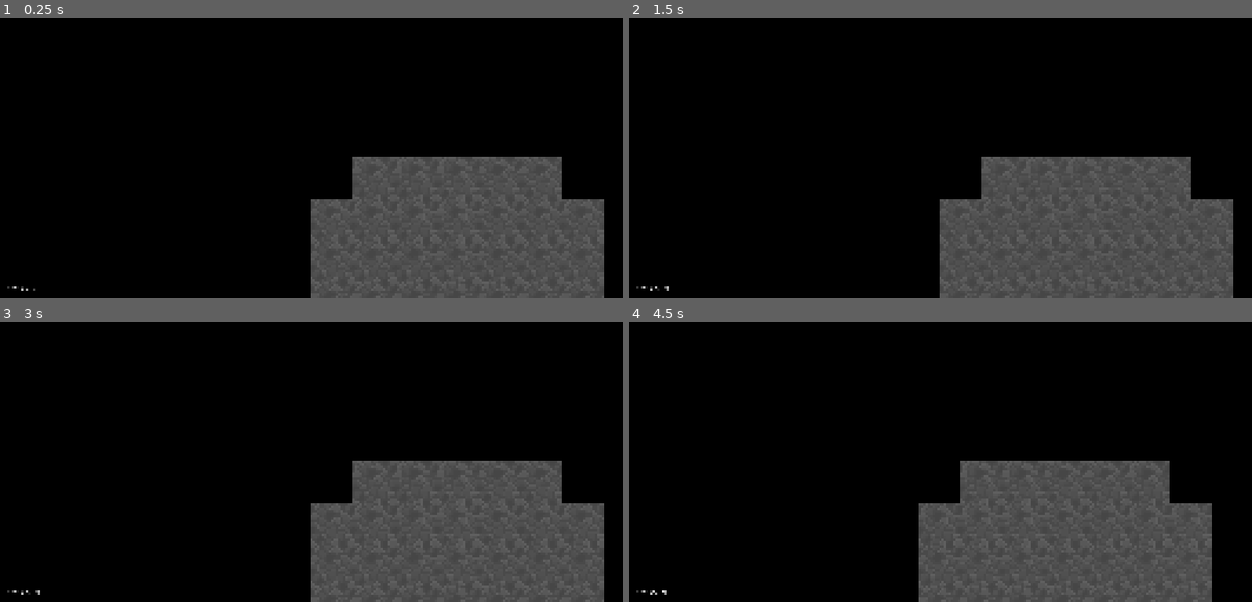
Above: before the commit, frames 1-4 (two rows, left to right).
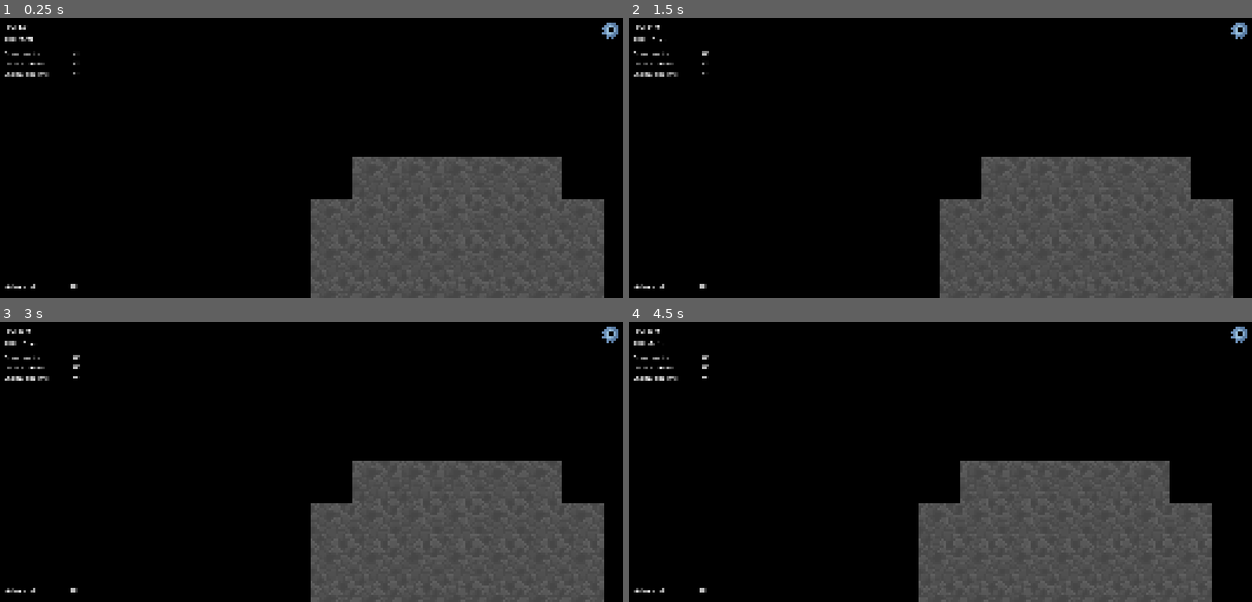
Above: after the commit, the same moments.

Repository: GrayHound85/scrap-raider
Game: Godot game, scene res://dungeon/dungeon_2.0.tscn
Same seed, same stepped clock (60 frames per second), same inputs: the game is played once before the commit and once after it.
Inputs (mouse positions are in pixels of both pictures, inside the frame that each line leads up to):
- Up to frame 1 (0.25 s): no input
- Up to frame 2 (1.5 s): click (1239, 29) at 0.52 s; click (672, 54) at 1.25 s, where only the run after the commit has a clickable "Door points"
- Up to frame 3 (3 s): click (43, 366) at 2 s, where only the run after the commit has a clickable "Loots spawns"; click (43, 378) at 2.75 s, where only the run after the commit has a clickable "Enemy spawns"
- Up to frame 4 (4.5 s): click (672, 590) at 3.5 s, where only the run after the commit has a clickable "Advanced"; tap Enter at 4.25 s; move the mouse to (1077, 448) at 4.27 s; hold Right (right) from 4.28 s (still down)

The runs differ from the first frame. In frame 1, 0.4% of the frame differs, in the area x 0-100%, y 1-98%; in frame 2, 0.5%; in frame 3, 0.5%; in frame 4, 0.5%.
Error after the commit: Unable to iterate on object of type 'Nil'. (res://HUDs/debug/debug_menu.gd:51)

Commit message:
Updated debug HUD

Diff:
--- a/NPA_game/dungeon/assets/tilemap/spawn_points.tres
+++ b/NPA_game/HUDs/debug/assets/spawn_points.tres
@@ -1,21 +1,21 @@
 [gd_resource type="TileSet" load_steps=7 format=3 uid="uid://cim3jn68nf42w"]
 
-[ext_resource type="Texture2D" uid="uid://2g8d8xy08ord" path="res://dungeon/assets/tilemap/door_marker.png" id="1_teamo"]
-[ext_resource type="Texture2D" uid="uid://cswt0db8rg6dk" path="res://dungeon/assets/tilemap/loot_marker.png" id="2_h5opd"]
-[ext_resource type="Texture2D" uid="uid://cxptr6cuad2mt" path="res://dungeon/assets/tilemap/enemy_marker.png" id="3_4opm6"]
+[ext_resource type="Texture2D" uid="uid://2g8d8xy08ord" path="res://HUDs/debug/assets/door_marker.png" id="1_oeew8"]
+[ext_resource type="Texture2D" uid="uid://cswt0db8rg6dk" path="res://HUDs/debug/assets/loot_marker.png" id="2_7hk5n"]
+[ext_resource type="Texture2D" uid="uid://cxptr6cuad2mt" path="res://HUDs/debug/assets/enemy_marker.png" id="3_ceid3"]
 
 [sub_resource type="TileSetAtlasSource" id="TileSetAtlasSource_kfekv"]
-texture = ExtResource("1_teamo")
+texture = ExtResource("1_oeew8")
 texture_region_size = Vector2i(32, 32)
 0:0/0 = 0
 
 [sub_resource type="TileSetAtlasSource" id="TileSetAtlasSource_fmjo0"]
-texture = ExtResource("2_h5opd")
+texture = ExtResource("2_7hk5n")
 texture_region_size = Vector2i(32, 32)
 0:0/0 = 0
 
 [sub_resource type="TileSetAtlasSource" id="TileSetAtlasSource_fh6gy"]
-texture = ExtResource("3_4opm6")
+texture = ExtResource("3_ceid3")
 texture_region_size = Vector2i(32, 32)
 0:0/0 = 0
 
--- /dev/null
+++ b/NPA_game/HUDs/debug/debug_hud.tscn
@@ -0,0 +1,114 @@
+[gd_scene load_steps=10 format=3 uid="uid://yyswdkxsuwfp"]
+
+[ext_resource type="Script" uid="uid://b24awlk3i2bjb" path="res://HUDs/debug/debug_menu.gd" id="1_o24yp"]
+
+[sub_resource type="StyleBoxFlat" id="StyleBoxFlat_i1w4r"]
+draw_center = false
+border_width_top = 4
+border_color = Color(0.21176471, 0.21176471, 0.21176471, 0.85882354)
+
+[sub_resource type="StyleBoxEmpty" id="StyleBoxEmpty_267qd"]
+
+[sub_resource type="StyleBoxEmpty" id="StyleBoxEmpty_iovvk"]
+
+[sub_resource type="StyleBoxEmpty" id="StyleBoxEmpty_8uub4"]
+
+[sub_resource type="StyleBoxEmpty" id="StyleBoxEmpty_hakna"]
+
+[sub_resource type="StyleBoxEmpty" id="StyleBoxEmpty_ukr1u"]
+
+[sub_resource type="StyleBoxEmpty" id="StyleBoxEmpty_8twqd"]
+
+[sub_resource type="StyleBoxEmpty" id="StyleBoxEmpty_i1w4r"]
+
+[node name="DebugHUD" type="CanvasLayer"]
+script = ExtResource("1_o24yp")
+
+[node name="MarginContainer" type="MarginContainer" parent="."]
+anchors_preset = 9
+anchor_bottom = 1.0
+offset_right = 340.0
+grow_vertical = 2
+theme_override_constants/margin_left = 24
+theme_override_constants/margin_top = 24
+theme_override_constants/margin_right = 24
+theme_override_constants/margin_bottom = 24
+
+[node name="VBoxContainer" type="VBoxContainer" parent="MarginContainer"]
+layout_mode = 2
+theme_override_constants/separation = 12
+
+[node name="FPSLabel" type="Label" parent="MarginContainer/VBoxContainer"]
+layout_mode = 2
+theme_override_font_sizes/font_size = 24
+text = "FPS: "
+vertical_alignment = 1
+
+[node name="TileCoordLabel" type="Label" parent="MarginContainer/VBoxContainer"]
+layout_mode = 2
+theme_override_font_sizes/font_size = 24
+text = "Tile: (0, 0)"
+vertical_alignment = 1
+
+[node name="Control" type="Panel" parent="MarginContainer/VBoxContainer"]
+layout_mode = 2
+size_flags_vertical = 3
+theme_override_styles/panel = SubResource("StyleBoxFlat_i1w4r")
+
+[node name="MarginContainer" type="MarginContainer" parent="MarginContainer/VBoxContainer/Control"]
+layout_mode = 1
+anchors_preset = 15
+anchor_right = 1.0
+anchor_bottom = 1.0
+grow_horizontal = 2
+grow_vertical = 2
+theme_override_constants/margin_top = 12
+
+[node name="VBoxContainer" type="VBoxContainer" parent="MarginContainer/VBoxContainer/Control/MarginContainer"]
+layout_mode = 2
+
+[node name="ToggleDoorPoints" type="CheckButton" parent="MarginContainer/VBoxContainer/Control/MarginContainer/VBoxContainer"]
+layout_mode = 2
+theme_override_font_sizes/font_size = 24
+theme_override_styles/normal = SubResource("StyleBoxEmpty_267qd")
+theme_override_styles/pressed = SubResource("StyleBoxEmpty_iovvk")
+theme_override_styles/hover = SubResource("StyleBoxEmpty_8uub4")
+theme_override_styles/hover_pressed = SubResource("StyleBoxEmpty_hakna")
+theme_override_styles/disabled = SubResource("StyleBoxEmpty_ukr1u")
+theme_override_styles/focus = SubResource("StyleBoxEmpty_8twqd")
+text = "Door points"
+
+[node name="ToggleLootSpawns" type="CheckButton" parent="MarginContainer/VBoxContainer/Control/MarginContainer/VBoxContainer"]
+layout_mode = 2
+theme_override_font_sizes/font_size = 24
+theme_override_styles/normal = SubResource("StyleBoxEmpty_267qd")
+theme_override_styles/pressed = SubResource("StyleBoxEmpty_iovvk")
+theme_override_styles/hover = SubResource("StyleBoxEmpty_8uub4")
+theme_override_styles/hover_pressed = SubResource("StyleBoxEmpty_hakna")
+theme_override_styles/disabled = SubResource("StyleBoxEmpty_ukr1u")
+theme_override_styles/focus = SubResource("StyleBoxEmpty_8twqd")
+text = "Loots spawns"
+
+[node name="ToggleEnemySpawns" type="CheckButton" parent="MarginContainer/VBoxContainer/Control/MarginContainer/VBoxContainer"]
+layout_mode = 2
+theme_override_font_sizes/font_size = 24
+theme_override_styles/normal = SubResource("StyleBoxEmpty_267qd")
+theme_override_styles/pressed = SubResource("StyleBoxEmpty_iovvk")
+theme_override_styles/hover = SubResource("StyleBoxEmpty_8uub4")
+theme_override_styles/hover_pressed = SubResource("StyleBoxEmpty_hakna")
+theme_override_styles/disabled = SubResource("StyleBoxEmpty_ukr1u")
+theme_override_styles/focus = SubResource("StyleBoxEmpty_8twqd")
+text = "Enemy spawns"
+
+[node name="AdvancedToggle" type="CheckButton" parent="MarginContainer/VBoxContainer"]
+layout_mode = 2
+size_flags_vertical = 10
+theme_override_font_sizes/font_size = 24
+theme_override_styles/focus = SubResource("StyleBoxEmpty_i1w4r")
+button_pressed = true
+text = "Advanced"
+
+[connection signal="toggled" from="MarginContainer/VBoxContainer/Control/MarginContainer/VBoxContainer/ToggleDoorPoints" to="." method="_on_toggle_door_points_toggled"]
+[connection signal="toggled" from="MarginContainer/VBoxContainer/Control/MarginContainer/VBoxContainer/ToggleLootSpawns" to="." method="_on_toggle_loot_spawns_toggled"]
+[connection signal="toggled" from="MarginContainer/VBoxContainer/Control/MarginContainer/VBoxContainer/ToggleEnemySpawns" to="." method="_on_toggle_enemy_spawns_toggled"]
+[connection signal="toggled" from="MarginContainer/VBoxContainer/AdvancedToggle" to="." method="_on_advanced_toggle_toggled"]
--- /dev/null
+++ b/NPA_game/HUDs/debug/debug_menu.gd
@@ -0,0 +1,61 @@
+extends CanvasLayer
+
+
+@onready var tile_location_label: Label = $MarginContainer/VBoxContainer/TileCoordLabel
+@onready var camera = get_viewport().get_camera_2d()
+@onready var tile_map: TileMapLayer = get_tree().get_root().find_child("TileMapLayer", true, false)
+@onready var fps_label: Label = $MarginContainer/VBoxContainer/FPSLabel
+@onready var advanced_menu: Panel = $MarginContainer/VBoxContainer/Control
+@onready var advanced_toggle: CheckButton = $MarginContainer/VBoxContainer/AdvancedToggle
+
+# Advanced options
+@onready var toggle_door_points: CheckButton = $MarginContainer/VBoxContainer/Control/MarginContainer/VBoxContainer/ToggleDoorPoints
+@onready var toggle_loot_spawns: CheckButton = $MarginContainer/VBoxContainer/Control/MarginContainer/VBoxContainer/ToggleLootSpawns
+@onready var toggle_enemy_spawns: CheckButton = $MarginContainer/VBoxContainer/Control/MarginContainer/VBoxContainer/ToggleEnemySpawns
+
+
+var view_to_world
+
+func _ready() -> void:
+	pass
+
+func _process(delta: float) -> void:
+	# FPS counter
+	fps_label.text = "FPS: %s" % str(Engine.get_frames_per_second())
+
+
+	# Display tile coord
+	var mouse_pos_screen: Vector2 = get_viewport().get_mouse_position()
+	var world_pos = camera.get_canvas_transform().affine_inverse() * mouse_pos_screen
+	var local_pos: Vector2 = tile_map.to_local(world_pos)
+	var tile_coord: Vector2i = tile_map.local_to_map(local_pos)
+
+	tile_location_label.text = "Tile: %s" % str(tile_coord)
+
+
+# ------------------------------------------------------------------------ #
+#                               Advanced options
+# ------------------------------------------------------------------------ #
+func _on_advanced_toggle_toggled(toggled_on: bool) -> void:
+	if toggled_on:
+		advanced_menu.visible = true
+	if not toggled_on:
+		advanced_menu.visible = false
+
+
+func get_rooms():
+	var rooms = get_tree().get_nodes_in_group("rooms")
+
+func _on_toggle_door_points_toggled(toggled_on: bool) -> void:
+	var rooms = get_rooms()
+	for r in rooms:
+		if r is Room:
+			r.toggle_door_points()
+
+
+func _on_toggle_loot_spawns_toggled(toggled_on: bool) -> void:
+	pass # Replace with function body.
+
+
+func _on_toggle_enemy_spawns_toggled(toggled_on: bool) -> void:
+	pass # Replace with function body.
--- /dev/null
+++ b/NPA_game/HUDs/main_hud.tscn
@@ -0,0 +1,56 @@
+[gd_scene load_steps=7 format=3 uid="uid://d2a8bic4f5rv8"]
+
+[ext_resource type="Texture2D" uid="uid://cgdiw0seajeg4" path="res://HUDs/assets/settingswheel.png" id="1_gxgn3"]
+
+[sub_resource type="StyleBoxEmpty" id="StyleBoxEmpty_gxgn3"]
+
+[sub_resource type="StyleBoxEmpty" id="StyleBoxEmpty_wtn8d"]
+
+[sub_resource type="StyleBoxEmpty" id="StyleBoxEmpty_pm1he"]
+
+[sub_resource type="StyleBoxEmpty" id="StyleBoxEmpty_313uk"]
+
+[sub_resource type="StyleBoxEmpty" id="StyleBoxEmpty_gns6x"]
+
+[node name="MainHUD" type="CanvasLayer"]
+
+[node name="MarginContainer" type="MarginContainer" parent="."]
+anchors_preset = 15
+anchor_right = 1.0
+anchor_bottom = 1.0
+grow_horizontal = 2
+grow_vertical = 2
+theme_override_constants/margin_left = 24
+theme_override_constants/margin_top = 24
+theme_override_constants/margin_right = 24
+theme_override_constants/margin_bottom = 24
+
+[node name="Control" type="Control" parent="MarginContainer"]
+layout_mode = 2
+size_flags_horizontal = 8
+size_flags_vertical = 0
+
+[node name="TextureRect" type="TextureRect" parent="MarginContainer/Control"]
+layout_mode = 1
+anchors_preset = 1
+anchor_left = 1.0
+anchor_right = 1.0
+offset_left = -40.0
+offset_bottom = 40.0
+grow_horizontal = 0
+texture = ExtResource("1_gxgn3")
+
+[node name="Button" type="Button" parent="MarginContainer/Control/TextureRect"]
+layout_mode = 1
+anchors_preset = 15
+anchor_right = 1.0
+anchor_bottom = 1.0
+offset_top = -1.0
+offset_bottom = -1.0
+grow_horizontal = 2
+grow_vertical = 2
+theme_override_styles/normal = SubResource("StyleBoxEmpty_gxgn3")
+theme_override_styles/pressed = SubResource("StyleBoxEmpty_wtn8d")
+theme_override_styles/hover = SubResource("StyleBoxEmpty_pm1he")
+theme_override_styles/disabled = SubResource("StyleBoxEmpty_313uk")
+theme_override_styles/focus = SubResource("StyleBoxEmpty_gns6x")
--- a/NPA_game/debug/debug_hud.tscn
+++ /dev/null
@@ -1,18 +0,0 @@
-[gd_scene load_steps=2 format=3 uid="uid://yyswdkxsuwfp"]
-
-[ext_resource type="Script" uid="uid://b24awlk3i2bjb" path="res://debug/debug_menu.gd" id="1_o24yp"]
-
-[node name="DebugHUD" type="CanvasLayer"]
-script = ExtResource("1_o24yp")
-
-[node name="Label" type="Label" parent="."]
-anchors_preset = 2
-anchor_top = 1.0
-anchor_bottom = 1.0
-offset_left = 36.0
-offset_top = -81.0
-offset_right = 177.0
-grow_vertical = 0
-theme_override_font_sizes/font_size = 24
-text = "Tile: (0, 0)"
-vertical_alignment = 1
--- a/NPA_game/debug/debug_menu.gd
+++ /dev/null
@@ -1,19 +0,0 @@
-extends CanvasLayer
-
-@onready var tile_location_label: Label = $Label
-@onready var camera = get_viewport().get_camera_2d()
-@onready var tile_map: TileMapLayer = get_tree().get_root().find_child("TileMapLayer", true, false)
-
-
-var view_to_world
-
-func _ready() -> void:
-	pass
-
-func _process(delta: float) -> void:
-	var mouse_pos_screen: Vector2 = get_viewport().get_mouse_position()
-	var world_pos = camera.get_canvas_transform().affine_inverse() * mouse_pos_screen
-	var local_pos: Vector2 = tile_map.to_local(world_pos)
-	var tile_coord: Vector2i = tile_map.local_to_map(local_pos)
-
-	tile_location_label.text = "Tile: %s" % str(tile_coord)
--- a/NPA_game/dungeon/corridors/corridor_01.tscn
+++ b/NPA_game/dungeon/corridors/corridor_01.tscn
@@ -2,7 +2,7 @@
 
 [ext_resource type="Script" uid="uid://bwnypygm5jshc" path="res://dungeon/corridors/corridor_data.gd" id="1_2b7yf"]
 [ext_resource type="TileSet" uid="uid://b656e3oclr3tg" path="res://dungeon/assets/tilemap/floor_tiles.tres" id="1_cfhg0"]
-[ext_resource type="TileSet" uid="uid://cim3jn68nf42w" path="res://dungeon/assets/tilemap/spawn_points.tres" id="2_hmm2k"]
+[ext_resource type="TileSet" uid="uid://cim3jn68nf42w" path="res://HUDs/debug/assets/spawn_points.tres" id="2_hmm2k"]
 
 [node name="Corridor_01" type="Node2D"]
 script = ExtResource("1_2b7yf")
--- a/NPA_game/dungeon/dungeon_2.0.tscn
+++ b/NPA_game/dungeon/dungeon_2.0.tscn
@@ -5,7 +5,7 @@
 [ext_resource type="PackedScene" uid="uid://dtgr2tadcp5f" path="res://player.tscn" id="2_1b30c"]
 [ext_resource type="PackedScene" uid="uid://pdqgl5se8b3e" path="res://dungeon/rooms/normal_rooms/room_01.tscn" id="2_muhwk"]
 [ext_resource type="PackedScene" uid="uid://ci64g5i8tj32n" path="res://dungeon/rooms/normal_rooms/room_02.tscn" id="3_bo7df"]
-[ext_resource type="PackedScene" uid="uid://yyswdkxsuwfp" path="res://debug/debug_hud.tscn" id="4_bo7df"]
+[ext_resource type="PackedScene" uid="uid://yyswdkxsuwfp" path="res://HUDs/debug/debug_hud.tscn" id="4_bo7df"]
 [ext_resource type="TileSet" uid="uid://b656e3oclr3tg" path="res://dungeon/assets/tilemap/floor_tiles.tres" id="7_pqcbx"]
 
 [node name="dungeon_02" type="Node2D"]
--- a/NPA_game/dungeon/rooms/normal_rooms/room_01.tscn
+++ b/NPA_game/dungeon/rooms/normal_rooms/room_01.tscn
@@ -2,7 +2,7 @@
 
 [ext_resource type="Script" uid="uid://nox2m5a0f3lo" path="res://dungeon/scripts/room_data.gd" id="1_liy7m"]
 [ext_resource type="TileSet" uid="uid://b656e3oclr3tg" path="res://dungeon/assets/tilemap/floor_tiles.tres" id="2_yer8d"]
-[ext_resource type="TileSet" uid="uid://cim3jn68nf42w" path="res://dungeon/assets/tilemap/spawn_points.tres" id="3_g8ey4"]
+[ext_resource type="TileSet" uid="uid://cim3jn68nf42w" path="res://HUDs/debug/assets/spawn_points.tres" id="3_g8ey4"]
 
 [node name="TemplateRoom" type="Node2D"]
 script = ExtResource("1_liy7m")
--- a/NPA_game/dungeon/rooms/normal_rooms/room_02.tscn
+++ b/NPA_game/dungeon/rooms/normal_rooms/room_02.tscn
@@ -2,7 +2,7 @@
 
 [ext_resource type="Script" uid="uid://nox2m5a0f3lo" path="res://dungeon/scripts/room_data.gd" id="1_cw6vl"]
 [ext_resource type="TileSet" uid="uid://b656e3oclr3tg" path="res://dungeon/assets/tilemap/floor_tiles.tres" id="2_7q4or"]
-[ext_resource type="TileSet" uid="uid://cim3jn68nf42w" path="res://dungeon/assets/tilemap/spawn_points.tres" id="3_xuang"]
+[ext_resource type="TileSet" uid="uid://cim3jn68nf42w" path="res://HUDs/debug/assets/spawn_points.tres" id="3_xuang"]
 
 [node name="TemplateRoom" type="Node2D"]
 script = ExtResource("1_cw6vl")
--- a/NPA_game/dungeon/rooms/special_rooms/start_room_01.tscn
+++ b/NPA_game/dungeon/rooms/special_rooms/start_room_01.tscn
@@ -2,7 +2,7 @@
 
 [ext_resource type="Script" uid="uid://nox2m5a0f3lo" path="res://dungeon/scripts/room_data.gd" id="1_sm2wj"]
 [ext_resource type="TileSet" uid="uid://b656e3oclr3tg" path="res://dungeon/assets/tilemap/floor_tiles.tres" id="2_3xnnd"]
-[ext_resource type="TileSet" uid="uid://cim3jn68nf42w" path="res://dungeon/assets/tilemap/spawn_points.tres" id="3_i6kb4"]
+[ext_resource type="TileSet" uid="uid://cim3jn68nf42w" path="res://HUDs/debug/assets/spawn_points.tres" id="3_i6kb4"]
 
 [node name="TemplateRoom" type="Node2D"]
 script = ExtResource("1_sm2wj")
--- a/NPA_game/dungeon/scripts/dungeon_2.0.gd
+++ b/NPA_game/dungeon/scripts/dungeon_2.0.gd
@@ -5,7 +5,8 @@
 @export var tile_size: Vector2 = Vector2(32, 32)
 @export var max_rooms: int = 10
 
+
 var rooms: Array[Room]
 
 func _ready() -> void:
-	pass
+	print(start_room.get_random_valid_door())
--- a/NPA_game/dungeon/scripts/room_data.gd
+++ b/NPA_game/dungeon/scripts/room_data.gd
@@ -4,6 +4,10 @@
 @export var room_name: String = "Unnamed"
 @export var can_spawn_enemies: bool = true
 @onready var floor: TileMapLayer = $Floor
+
+@onready var doors = $Doors
+@onready var loot = $LootSpawns
+@onready var enemies = $EnemySpawns
 
 var door_points: Array[Vector2i]
 var loot_points: Array[Vector2i]
@@ -13,9 +17,7 @@
 const INVALID_DOOR := Vector2i(-9999, -9999)
 
 func _ready() -> void:
-	var doors = $Doors
-	var loot = $LootSpawns
-	var enemies = $EnemySpawns
+	add_to_group("rooms")
 
 	for pos in doors.get_used_cells():
 		door_points.append(pos)
@@ -28,11 +30,30 @@
 
 	hide_markers()
 
+# Debug overlay toggle ----------
+func toggle_door_points():
+	if doors.visible == true:
+		doors.visible = false
+	else:
+		doors.visible = true
 
+func toggle_loot_spawns():
+	if loot.visible == true:
+		loot.visible = false
+	else:
+		loot.visible = true
+
+func toggle_enemy_spawns():
+	if enemies.visible == true:
+		enemies.visible = false
+	else:
+		enemies.visible = true
+
+# -------------------------------
 func hide_markers():
-	$Doors.visible = false
-	$LootSpawns.visible = false
-	$EnemySpawns.visible = false
+	doors.visible = false
+	loot.visible = false
+	enemies.visible = false
 
 
 func get_random_valid_door() -> Dictionary:
--- a/NPA_game/dungeon/template_room.tscn
+++ b/NPA_game/dungeon/template_room.tscn
@@ -2,7 +2,7 @@
 
 [ext_resource type="Script" uid="uid://nox2m5a0f3lo" path="res://dungeon/scripts/room_data.gd" id="1_rvgly"]
 [ext_resource type="TileSet" uid="uid://b656e3oclr3tg" path="res://dungeon/assets/tilemap/floor_tiles.tres" id="1_s3q12"]
-[ext_resource type="TileSet" uid="uid://cim3jn68nf42w" path="res://dungeon/assets/tilemap/spawn_points.tres" id="2_2sxid"]
+[ext_resource type="TileSet" uid="uid://cim3jn68nf42w" path="res://HUDs/debug/assets/spawn_points.tres" id="2_2sxid"]
 
 [node name="TemplateRoom" type="Node2D"]
 script = ExtResource("1_rvgly")
--- a/NPA_game/player.tscn
+++ b/NPA_game/player.tscn
@@ -1,6 +1,7 @@
-[gd_scene load_steps=3 format=3 uid="uid://dtgr2tadcp5f"]
+[gd_scene load_steps=4 format=3 uid="uid://dtgr2tadcp5f"]
 
-[ext_resource type="Script" path="res://player.gd" id="1_4flbx"]
+[ext_resource type="Script" uid="uid://dopwqlpit8amh" path="res://player.gd" id="1_4flbx"]
+[ext_resource type="PackedScene" uid="uid://d2a8bic4f5rv8" path="res://HUDs/main_hud.tscn" id="2_onrkg"]
 
 [sub_resource type="CircleShape2D" id="CircleShape2D_sh265"]
 
@@ -16,3 +17,5 @@
 
 [node name="Camera2D" type="Camera2D" parent="."]
 zoom = Vector2(5, 5)
+
+[node name="MainHUD" parent="." instance=ExtResource("2_onrkg")]
Binary file added: NPA_game/HUDs/assets/settingswheel.png
Not shown, changed: NPA_game/HUDs/assets/settingswheel.png.import
Renamed: NPA_game/dungeon/assets/tilemap/door_marker.png -> NPA_game/HUDs/debug/assets/door_marker.png
Not shown, changed: NPA_game/HUDs/debug/assets/door_marker.png.import
Renamed: NPA_game/dungeon/assets/tilemap/enemy_marker.png -> NPA_game/HUDs/debug/assets/enemy_marker.png
Not shown, changed: NPA_game/HUDs/debug/assets/enemy_marker.png.import
Renamed: NPA_game/dungeon/assets/tilemap/loot_marker.png -> NPA_game/HUDs/debug/assets/loot_marker.png
Not shown, added: NPA_game/HUDs/debug/assets/loot_marker.png.import
Renamed: NPA_game/debug/debug_menu.gd.uid -> NPA_game/HUDs/debug/debug_menu.gd.uid
